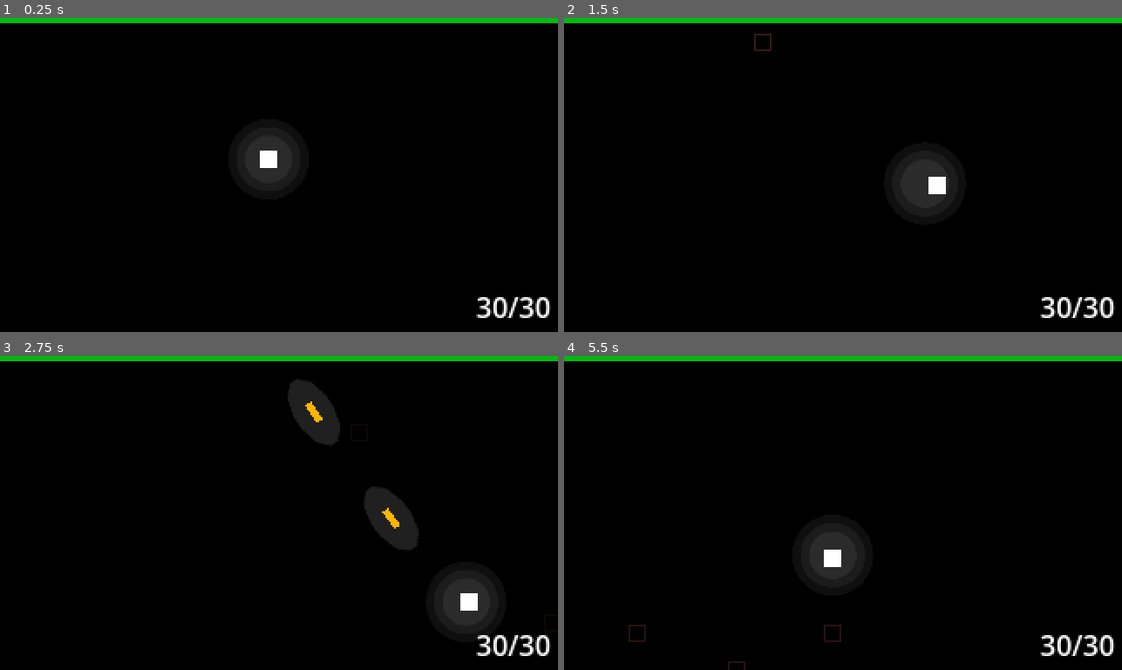
Above: before the commit, frames 1-4 (two rows, left to right).
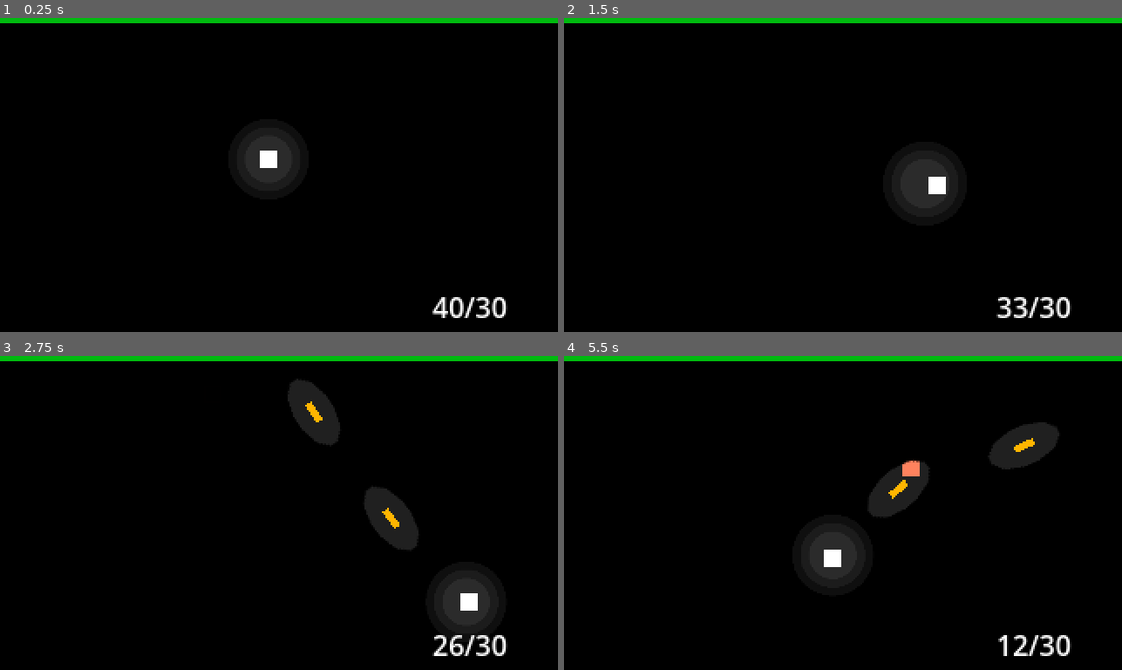
Above: after the commit, the same moments.

Repository: ThanapatrP/game-project-shooter
Game: Godot game, scene res://src/levels/test_level.tscn
The game is run twice, just before and just after one commit, with the same random seed, the same clock (stepped at 60 frames per second) and the same inputs.
Inputs (mouse positions are in pixels of both pictures, inside the frame that each line leads up to):
- Up to frame 1 (0.25 s): no input
- Up to frame 2 (1.5 s): tap Enter at 0.5 s; move the mouse to (965, 159) at 0.52 s; press the mouse at (965, 159) at 0.53 s; hold D (right) 0.53-1.28 s; right-click (965, 159) at 0.8 s; move the mouse to (731, 190) at 1.27 s; release the mouse at (731, 190) at 1.28 s; hold S (down) from 1.28 s (still down); right-click (731, 190) at 1.35 s
- Up to frame 3 (2.75 s): click (167, 528) at 1.55 s; move the mouse to (334, 443) at 2.02 s; release S (down) at 2.03 s; press the mouse at (334, 443) at 2.03 s; hold D (right) from 2.03 s (still down); right-click (334, 443) at 2.3 s
- Up to frame 4 (5.5 s): move the mouse to (815, 575) at 2.77 s; release D (right) at 2.78 s; release the mouse at (815, 575) at 2.78 s; hold W (up) 2.78-3.53 s; right-click (815, 575) at 2.85 s; click (815, 575) at 3.05 s; move the mouse to (1010, 560) at 3.52 s; press the mouse at (1010, 560) at 3.53 s; hold A (left) 3.53-5.03 s; right-click (1010, 560) at 3.8 s; move the mouse to (675, 465) at 4.27 s; release the mouse at (675, 465) at 4.28 s; right-click (675, 465) at 4.35 s; click (675, 465) at 4.55 s; move the mouse to (870, 513) at 5.02 s; press the mouse at (870, 513) at 5.03 s; hold S (down) from 5.03 s (still down); right-click (870, 513) at 5.3 s

The runs differ from the first frame. In frame 1, 0.7% of the frame differs, in the area x 77-99%, y 88-96%; in frame 2, 0.8%; in frame 3, 0.7%; in frame 4, 3.3%, in the area x 11-99%, y 21-100%.

Commit message:
add light power mechanics and ammo limit

Diff:
--- a/src/characters/player/player.gd
+++ b/src/characters/player/player.gd
@@ -7,7 +7,7 @@
 
 
 const LIGHT_RES := 128
-const DEF_LIGHT_SCALE = 64
+const DEF_LIGHT_SCALE = 84
 const PLAYER_LIGHT_SCALE = 48
 var mouse_pos : Vector2 = Vector2.ZERO
 var mouse_rad := 0.0
@@ -15,10 +15,19 @@
 
 
 var hp = 100
+var invin = -1.0
 
 
 const DEF_SHOOT_CD = 0.1
 var shoot_cd = 0.0
+var RELOAD_T = 0.8
+var reload_cd = -1.0
+var ammo = 40
+
+
+const DEF_LIGHT_POW = 4.5
+var light_pow = 0.0
+var light_active = true
 
 
 var bullet_res = preload("res://src/object/bullets/bullet.tscn")
@@ -26,6 +35,7 @@
 
 func _ready():
 	$LightPivot.top_level = true
+	light_pow = DEF_LIGHT_POW
 
 
 func _process(delta):
@@ -34,12 +44,22 @@
 
 	var lerp_pow = 0.5
 
-	if Input.is_action_pressed("m2"):
+	if Input.is_action_pressed("m2") and light_active:
 		$LightPivot.global_position = lerp($LightPivot.global_position, get_global_mouse_position(), lerp_pow)
 		$LightPivot.scale = lerp($LightPivot.scale, float_to_vec(cal_light_scale(DEF_LIGHT_SCALE)), lerp_pow)
+		light_pow -= delta
+		if light_pow <= 0.0:
+			light_active = false
 	else:
 		$LightPivot.global_position = lerp($LightPivot.global_position, global_position, lerp_pow)
 		$LightPivot.scale = lerp($LightPivot.scale, float_to_vec(cal_light_scale(PLAYER_LIGHT_SCALE)), lerp_pow)
+		light_pow += delta * 2.0
+		if light_pow > DEF_LIGHT_POW/2.0:
+			light_active = true
+			if light_pow > DEF_LIGHT_POW:
+				light_pow = DEF_LIGHT_POW
+
+	$LightPivot/PointLight2D.energy = 2.0 * (float(light_pow)/DEF_LIGHT_POW)
 
 	shoot_cd -= delta
 
@@ -48,13 +68,32 @@
 
 	p_input = p_input.normalized()
 
-	if Input.is_action_pressed("m1"):
+	if Input.is_action_pressed("m1") and reload_cd <= 0.0:
 		shoot()
+		if ammo <= 0:
+			reload_cd = RELOAD_T
+
+	if $Hitbox.get_overlapping_bodies().size() > 0 and invin <= 0.0:
+		hp -= 30
+		invin = 3.0
+
+	if invin > 0.0:
+		modulate.a = abs(cos(Time.get_ticks_msec()/100.0))
+		invin -= delta
+	else:
+		modulate.a = 1
+
+	if reload_cd > 0.0:
+		reload_cd -= delta
+		if reload_cd <= 0.0:
+			ammo = 30
+
 
 
 func _physics_process(delta):
 	velocity = p_input * SPD
 
+	print(hp)
 	move_and_slide()
 
 
@@ -69,6 +108,7 @@
 	get_tree().current_scene.add_child(bullet)
 
 	shoot_cd = DEF_SHOOT_CD
+	ammo -= 1
 
 func cal_light_scale(target_rad):
 	var p = 1.0/LIGHT_RES
--- a/src/characters/player/player.tscn
+++ b/src/characters/player/player.tscn
@@ -22,6 +22,9 @@
 fill_from = Vector2(0.5, 0.5)
 fill_to = Vector2(0, 1)
 
+[sub_resource type="RectangleShape2D" id="RectangleShape2D_bxhu7"]
+size = Vector2(4, 4)
+
 [node name="Player" type="CharacterBody2D"]
 script = ExtResource("1_7nd6e")
 
@@ -30,6 +33,7 @@
 offset_top = -5.0
 offset_right = 5.0
 offset_bottom = 5.0
+metadata/_edit_use_anchors_ = true
 
 [node name="PositionMarker" type="Polygon2D" parent="."]
 material = SubResource("CanvasItemMaterial_bxhu7")
@@ -55,3 +59,10 @@
 energy = 2.0
 blend_mode = 2
 texture = SubResource("GradientTexture2D_5c1al")
+
+[node name="Hitbox" type="Area2D" parent="."]
+collision_layer = 0
+collision_mask = 4
+
+[node name="CollisionShape2D" type="CollisionShape2D" parent="Hitbox"]
+shape = SubResource("RectangleShape2D_bxhu7")
--- a/src/levels/ammo_label.gd
+++ b/src/levels/ammo_label.gd
@@ -3,4 +3,7 @@
 func _process(delta: float) -> void:
 	var plr = get_node_or_null("%Player")
 	if plr != null:
-		pass
+		if plr.reload_cd > 0.0:
+			text = "Reloading..."
+		else:
+			text = var_to_str(plr.ammo) + "/30"
--- a/src/levels/hp_bar_pivot.gd
+++ b/src/levels/hp_bar_pivot.gd
@@ -3,4 +3,4 @@
 func _process(delta: float) -> void:
 	var plr = get_node_or_null("%Player")
 	if plr != null:
-		scale.x = clamp(plr.hp / 100, 0, 1)
+		scale.x = clamp(plr.hp / 100.0, 0, 1)
--- a/src/levels/spawner.gd
+++ b/src/levels/spawner.gd
@@ -1,6 +1,6 @@
 extends Node
 
-var spawn_cd = [1,2]
+var spawn_cd = [1.5,3]
 var spawn_count = [2,5]
 
 var enemy_scene = preload("res://src/characters/enemy/running_enemy.tscn")
--- a/src/levels/test_level.tscn
+++ b/src/levels/test_level.tscn
@@ -10,10 +10,10 @@
 
 [node name="ColorRect" type="ColorRect" parent="."]
 z_index = -99
-offset_left = -5.0
-offset_top = -5.0
-offset_right = 324.0
-offset_bottom = 184.0
+offset_left = -19.0
+offset_top = -18.0
+offset_right = 338.0
+offset_bottom = 197.0
 color = Color(0.0846899, 0.0846899, 0.0846899, 1)
 
 [node name="Player" parent="." instance=ExtResource("1_1ky7t")]
@@ -37,9 +37,9 @@
 color = Color(0, 0.729565, 0.0597753, 1)
 
 [node name="AmmoLabel" type="Label" parent="CanvasLayer"]
-offset_left = 273.0
+offset_left = 248.0
 offset_top = 154.0
-offset_right = 316.0
+offset_right = 291.0
 offset_bottom = 177.0
 text = "30/30"
 script = ExtResource("4_br53r")
Not shown: 1 places in src/characters/player/player.tscn that only renumber resources
